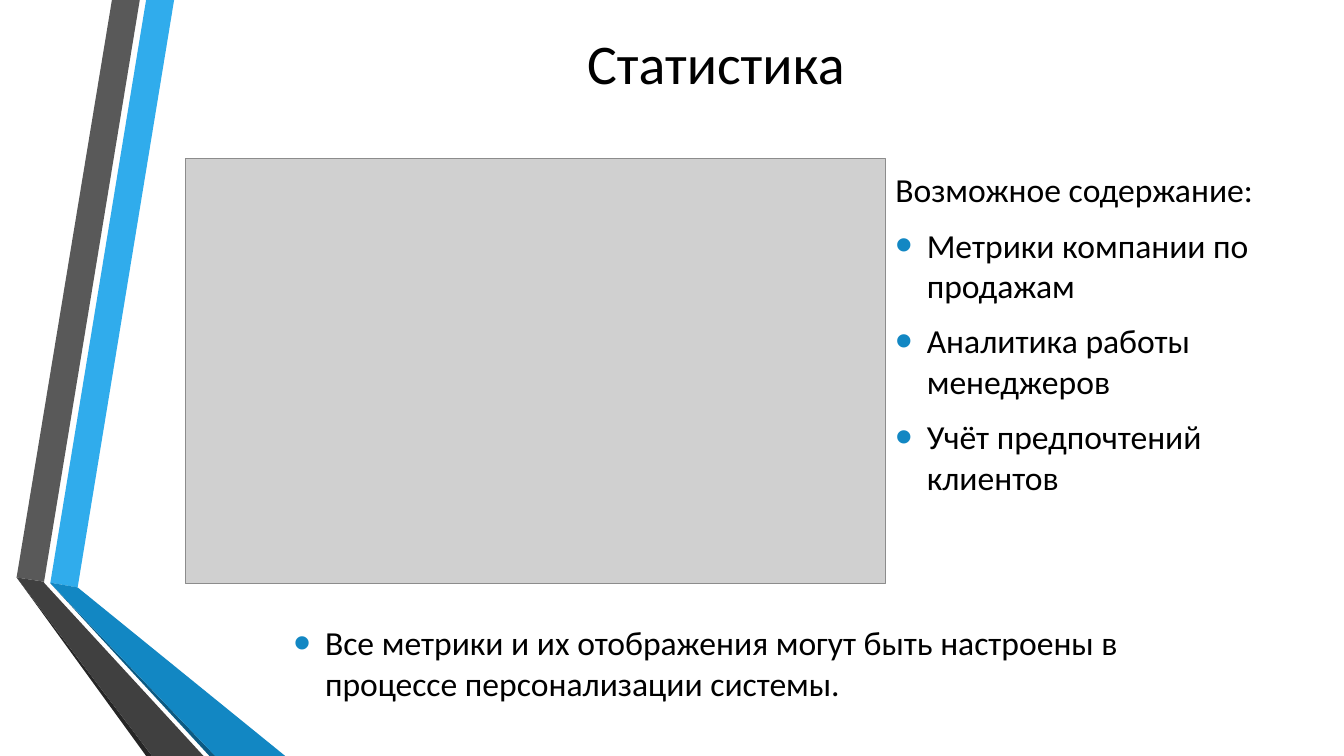
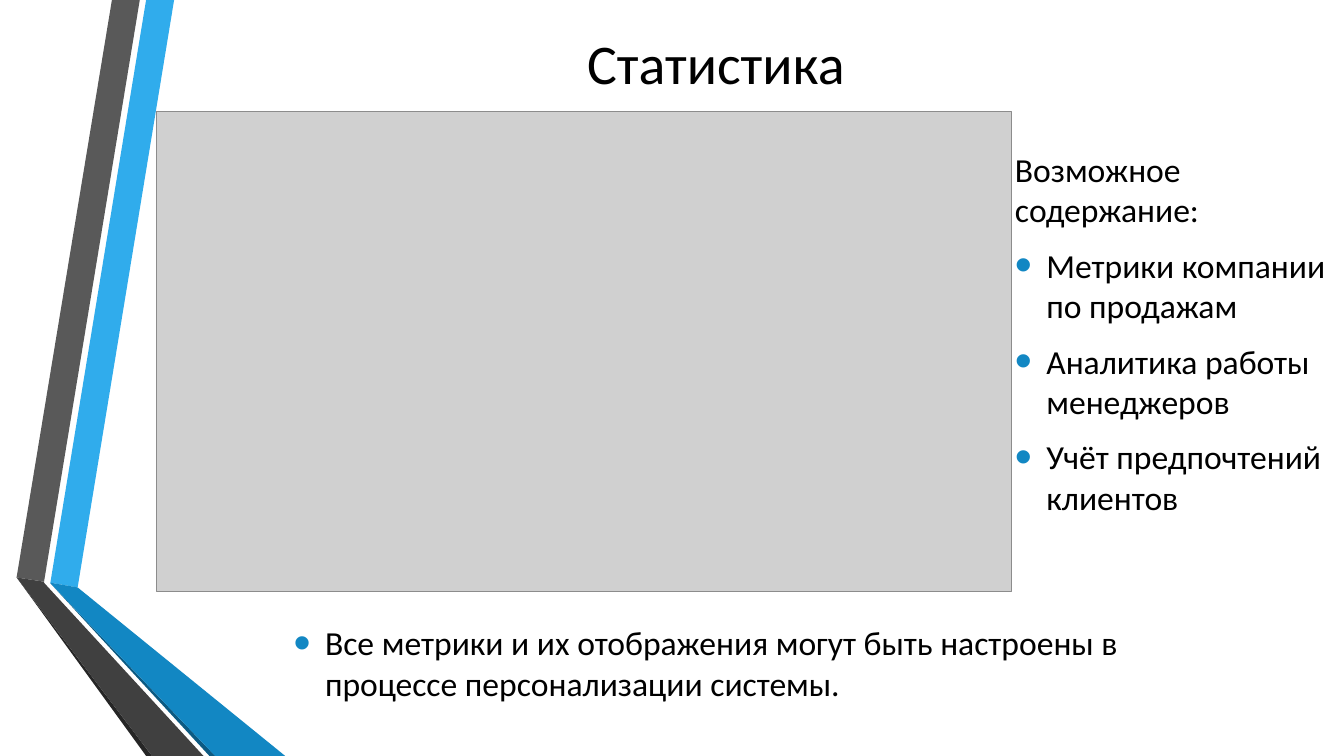
Before and after one commit to Yaroher2442/diplom-dev, a slide deck: slide 15 of diplom_preza.pptx. Drawn at 1344x756 pixels with LibreOffice and Linux fonts; fonts in the diff are those of the drawing; grey boxes stand for pictures; background and template pictures are left out. Boxes give left, top, right and bottom in pixels: in the first picture for what was removed or moved away, otherwise in the second. Text is boxed around its words. In the diff, an @@ line names an element or a change of style, - is before the commit and + after.

```diff
--- a/diplom_preza.pptx
+++ b/diplom_preza.pptx
@@ picture: place and size @@
-picture at (186, 158, 885, 584)
+picture at (157, 112, 1012, 591)
@@ text "Возможное содержание:" rewrapped from (895, 180, 1253, 491) to (1015, 160, 1325, 511) @@
```
Also in this commit, not shown: 9 other slides changed, 1 slide removed, 1 other file.
